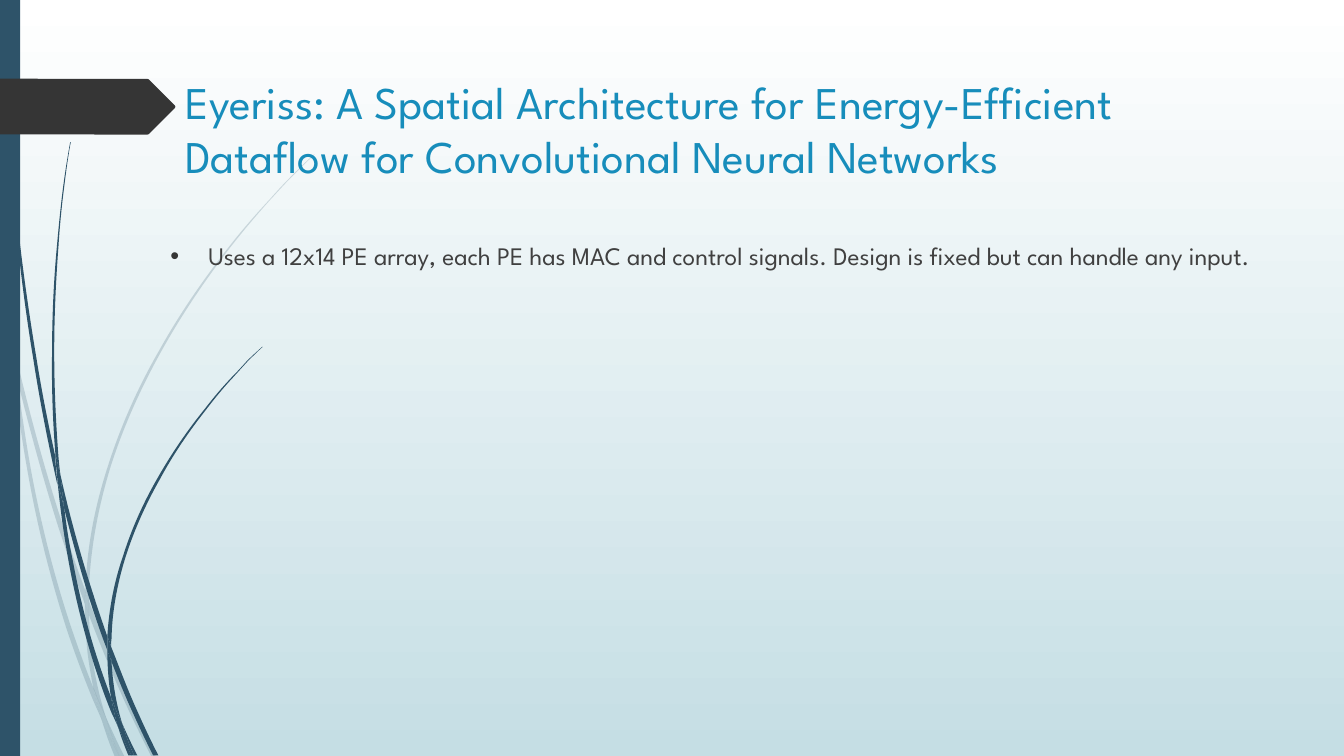
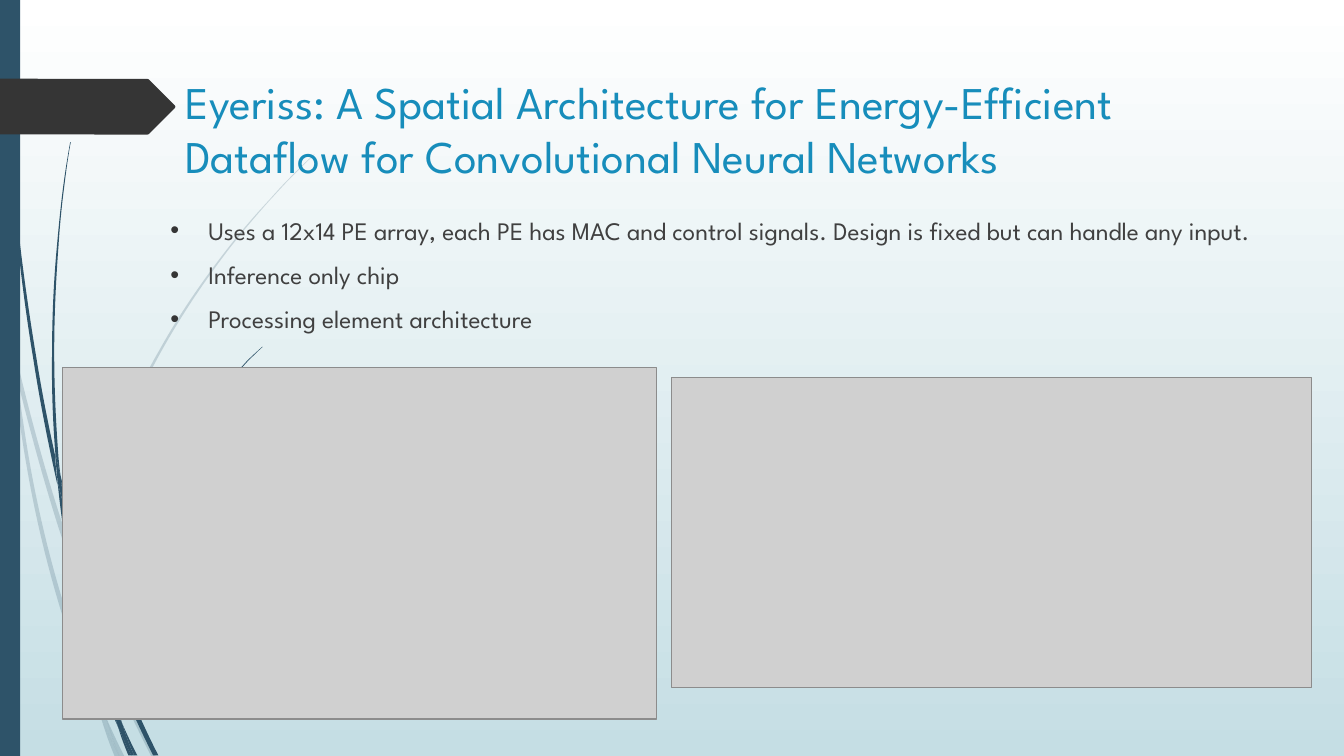
Before and after one commit to erikgroving/NeuralNetworkHardwareAccelerator, a slide deck: slide 11 of WeeklyPresentations/update1_02_11.pptx. Drawn at 1344x756 pixels with LibreOffice and Linux fonts; fonts in the diff are those of the drawing; grey boxes stand for pictures. Boxes give left, top, right and bottom in pixels: in the first picture for what was removed or moved away, otherwise in the second. Text is boxed around its words. In the diff, an @@ line names an element or a change of style, - is before the commit and + after.

```diff
--- a/WeeklyPresentations/update1_02_11.pptx
+++ b/WeeklyPresentations/update1_02_11.pptx
@@ text "Uses a 12x14 PE array, ...": place and size @@
-text "Uses a 12x14 PE array, ..." at (208, 247, 1250, 271)
+text "Uses a 12x14 PE array, ..." at (208, 222, 1250, 334)
@@ text at (208, 266, 533, 334): paragraphs added @@
+• Inference only chip
+• Processing element architecture
@@ picture added at (63, 367, 656, 719) @@
@@ picture added at (673, 377, 1312, 687) @@
@@ freeform shape removed at (85, 591, 89, 615) @@
@@ freeform shape removed at (85, 604, 106, 717) @@
@@ freeform shape removed at (107, 636, 111, 661) @@
```
Also in this commit, not shown: 2 other slides changed, 10 slides added.
